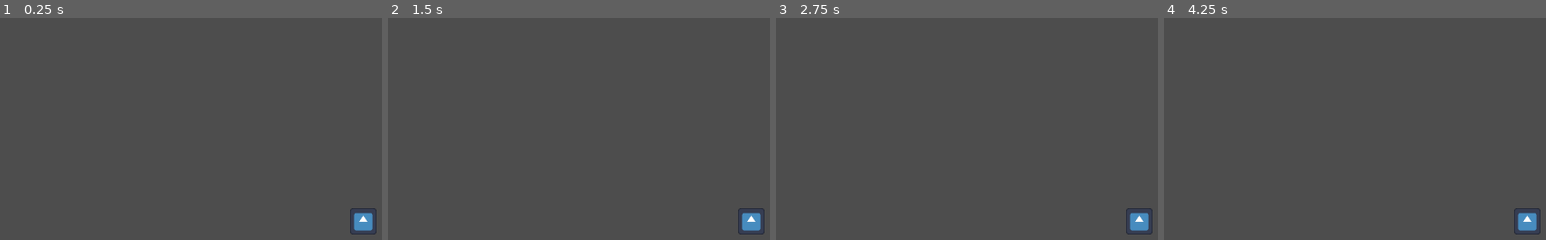
Above: before the commit, frames 1-4 (left to right).
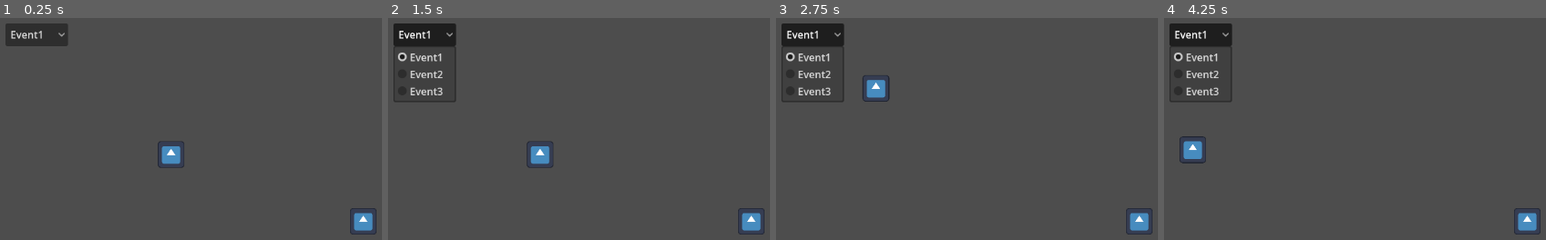
Above: after the commit, the same moments.

Repository: AJaxx86/time-jumping
Game: Godot game, scene res://debug_level.tscn
Two runs of this game, one before a commit and one after it. Both use one fixed random seed, a clock stepped at 60 frames per second and the inputs below. The project has no main scene, so this scene is started directly. The engine's default icon, where the game draws it, is replaced by a stand-in: a white triangle on a blue panel in a dark square.
Inputs (mouse positions are in pixels of both pictures, inside the frame that each line leads up to):
- Up to frame 1 (0.25 s): no input
- Up to frame 2 (1.5 s): click (426, 35) at 0.5 s, where only the run after the commit has a clickable "Event1"; tap Enter at 1.25 s; hold D (right) from 1.28 s (still down)
- Up to frame 3 (2.75 s): release D (right) at 2.03 s; hold S (down) from 2.03 s (still down)
- Up to frame 4 (4.25 s): release S (down) at 2.78 s; hold D (right) 2.78-3.53 s; tap Space at 3.5 s; hold W (up) from 3.53 s (still down)

The runs differ from the first frame. In frame 1, 2.1% of the frame differs, in the area x 1-49%, y 2-68%; in frame 2, 3.0%; in frame 3, 3.1%; in frame 4, 3.1%, in the area x 1-18%, y 2-66%.

Commit message:
time hop works, bug with collisions
- event swapping works great
- bug with collisions working regardless of which event is active

Diff:
--- a/debug_level.gd
+++ b/debug_level.gd
@@ -1,11 +1,9 @@
 extends Node2D
 
 
-# Called when the node enters the scene tree for the first time.
 func _ready() -> void:
-	pass # Replace with function body.
+	var level_ui: LevelUI = get_tree().get_nodes_in_group("LevelUI")[0]
 
 
-# Called every frame. 'delta' is the elapsed time since the previous frame.
 func _process(delta: float) -> void:
 	pass
--- a/debug_level.tscn
+++ b/debug_level.tscn
@@ -1,6 +1,7 @@
 [gd_scene format=3 uid="uid://cfhkdoay4rnoj"]
 
 [ext_resource type="Script" uid="uid://dglmdnwi7qboa" path="res://debug_level.gd" id="1_b7jps"]
+[ext_resource type="PackedScene" uid="uid://dv4uniovefa7t" path="res://ui/level_ui.tscn" id="2_14qnc"]
 [ext_resource type="Script" uid="uid://bqievp6oauxm" path="res://event_system/event.gd" id="2_apxv1"]
 [ext_resource type="Script" uid="uid://bf0maustivun2" path="res://event_system/event_manager.gd" id="2_kta21"]
 [ext_resource type="PackedScene" uid="uid://7lxdta33g1vn" path="res://npc.tscn" id="2_pewv0"]
@@ -8,6 +9,10 @@
 
 [node name="DebugLevel" type="Node2D" unique_id=112253847]
 script = ExtResource("1_b7jps")
+
+[node name="CanvasLayer" type="CanvasLayer" parent="." unique_id=660871180]
+
+[node name="LevelUI" parent="CanvasLayer" unique_id=2050659018 instance=ExtResource("2_14qnc")]
 
 [node name="EventManager" type="Node" parent="." unique_id=990604310]
 script = ExtResource("2_kta21")
@@ -44,3 +49,5 @@
 
 [node name="Player" parent="." unique_id=340652674 instance=ExtResource("3_apxv1")]
 position = Vector2(576, 323)
+
+[connection signal="Event_Selected" from="CanvasLayer/LevelUI" to="EventManager" method="_on_event_selected"]
--- a/event_system/event_manager.gd
+++ b/event_system/event_manager.gd
@@ -7,12 +7,24 @@
 func _ready() -> void:
 	for event in get_children():
 		if event is not Event:
-			push_warning("Non event child found in EventManager: {event}")
+			push_warning("Non event child found in EventManager: " + str(event))
 			continue
-
 		events.append(event)
 
+	_on_event_selected(current_event)
+
+	update_event_list()
+
+
+func update_event_list() -> void:
+	var ui: LevelUI = get_tree().get_nodes_in_group("LevelUI")[0]
+	ui.update_events(events, current_event)
+
+
+func _on_event_selected(id: int) -> void:
+	current_event = id
 	for i in range(events.size()):
-		if i == 0:
+		if i == id:
 			events[i].show()
+			continue
 		events[i].hide()
--- a/project.godot
+++ b/project.godot
@@ -17,6 +17,10 @@
 [dotnet]
 
 project/assembly_name="Time Jumping"
+
+[global_group]
+
+LevelUI=""
 
 [input]
 
--- a/ui/level_ui.gd
+++ b/ui/level_ui.gd
@@ -1 +1,19 @@
 class_name LevelUI extends Control
+
+signal Event_Selected(id: int)
+
+@onready var event_list: OptionButton = $MarginContainer/OptionButton
+
+
+func update_events(event_times: Array, current_event: int) -> void:
+	if event_list == null:
+		push_error("Event list not instantiated.")
+		return
+	event_list.clear()
+	for time in event_times:
+		event_list.add_item(str(time.name))
+	event_list.selected = current_event
+
+
+func _on_event_selected(index: int) -> void:
+	emit_signal("Event_Selected", index)
--- a/ui/level_ui.tscn
+++ b/ui/level_ui.tscn
@@ -2,7 +2,7 @@
 
 [ext_resource type="Script" uid="uid://7jufxmi84v7" path="res://ui/level_ui.gd" id="1_pf3gj"]
 
-[node name="LevelUI" type="Control" unique_id=2050659018]
+[node name="LevelUI" type="Control" unique_id=2050659018 groups=["LevelUI"]]
 layout_mode = 3
 anchors_preset = 15
 anchor_right = 1.0
@@ -22,3 +22,5 @@
 
 [node name="OptionButton" type="OptionButton" parent="MarginContainer" unique_id=781780269]
 layout_mode = 2
+
+[connection signal="item_selected" from="MarginContainer/OptionButton" to="." method="_on_event_selected"]
--- /dev/null
+++ b/ui/ui_canvas.gd
@@ -0,0 +1,10 @@
+extends CanvasLayer
+
+@onready var level_ui: LevelUI = preload("res://ui/level_ui.tscn").instantiate()
+
+
+func update_level_events(event_times: Array) -> void:
+	if level_ui == null:
+		push_error("LevelUI not instantiated.")
+		return
+	level_ui.update_events(event_times)
Not shown, added: ui/ui_canvas.gd.uid
